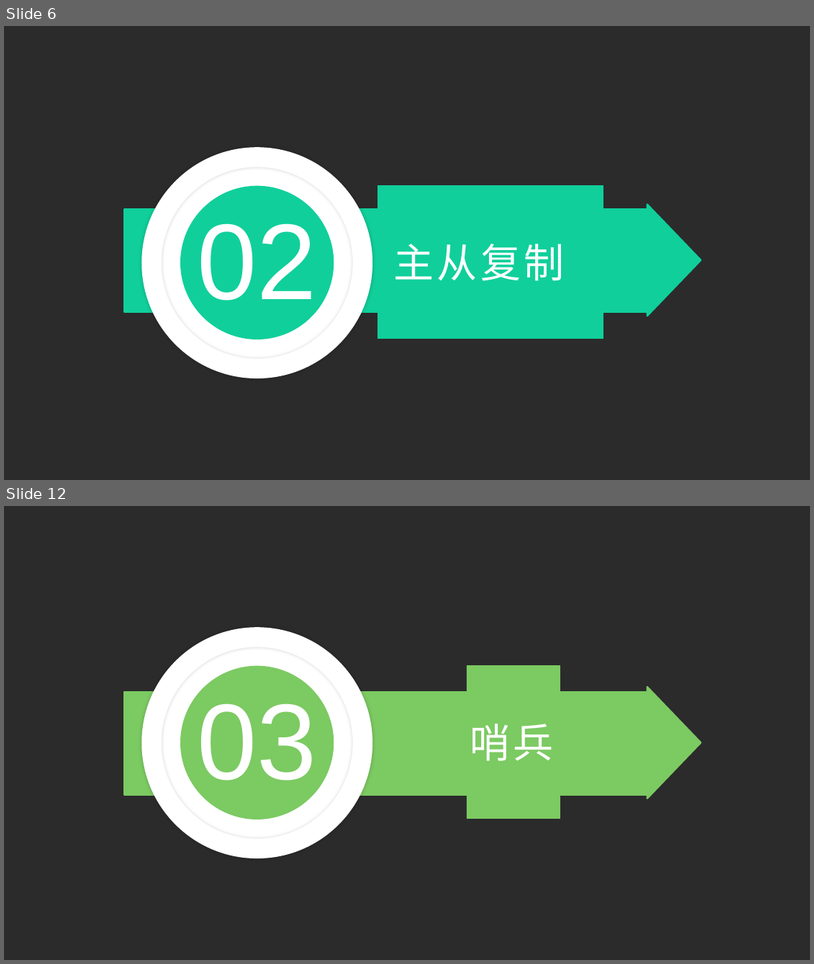
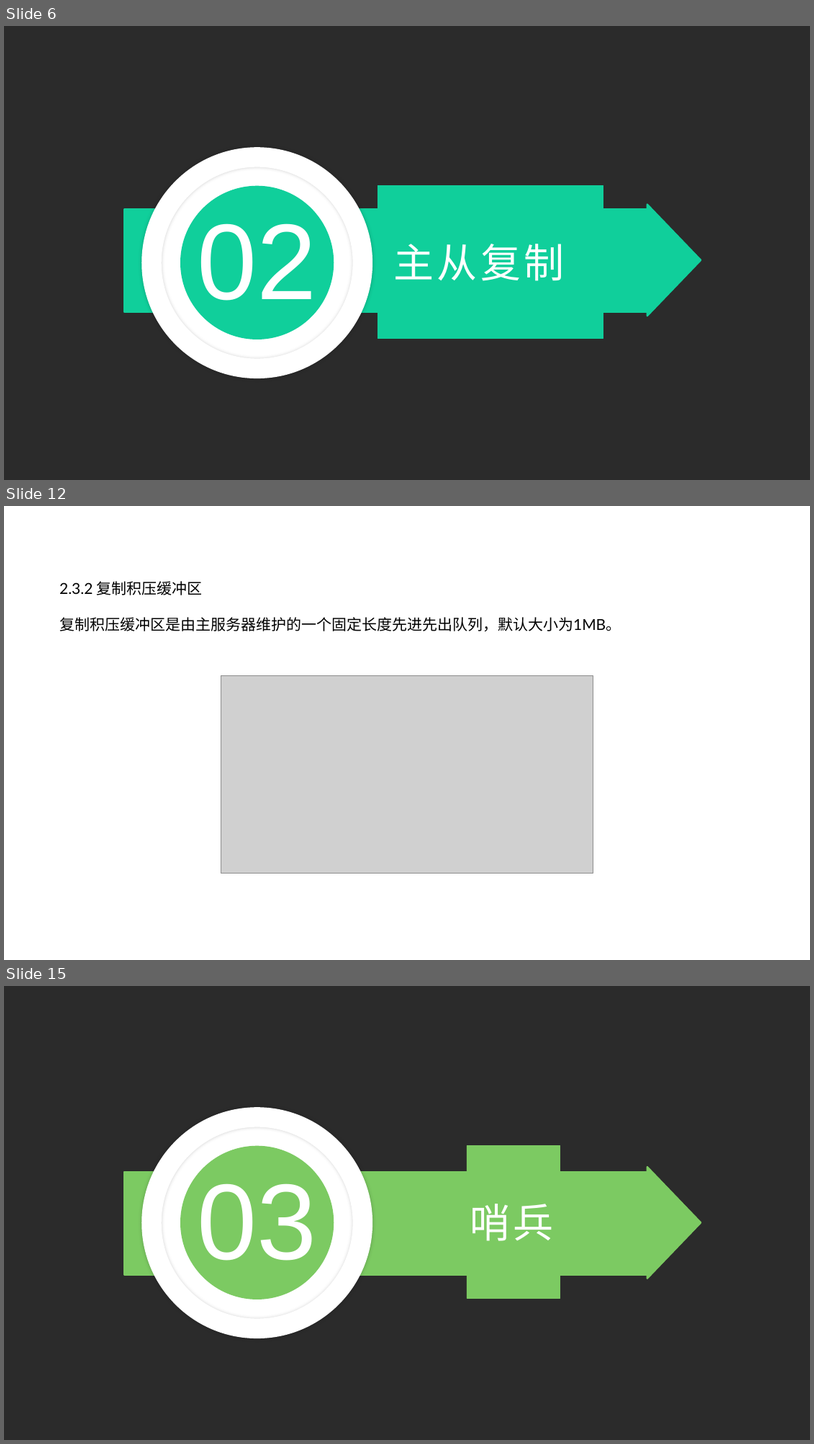
Before and after one commit to zhaozhiqiang8090/share-data, a slide deck: ppt/redis之多机数据库实现.pptx. Shown one above the other, each under a label of ours: slides 6 and 12 before the commit, slides 6, 12 and 15 after it; the slides between them are not shown. The pictures are 814x964 and 814x1444 pixels, drawn with LibreOffice and Linux fonts; fonts in the diff are those of the drawing; grey boxes stand for pictures; background and template pictures are left out; a plain dark background stands for a picture behind light text. Boxes give left, top, right and bottom in pixels: in the first picture for what was removed or moved away, otherwise in the second. Text is boxed around its words. In the diff, an @@ line names an element or a change of style, - is before the commit and + after.

```diff
--- a/ppt/redis之多机数据库实现.pptx
+++ b/ppt/redis之多机数据库实现.pptx
@@ slide 12 added at (x1=4, y1=506, x2=810, y2=960), background picture (left out) @@
@@ text added at (x1=59, y1=581, x2=621, y2=631), 18 pt, text #000000 @@
+2.3.2 复制积压缓冲区
+复制积压缓冲区是由主服务器维护的一个固定长度先进先出队列，默认大小为1MB。
@@ picture added at (x1=221, y1=675, x2=593, y2=872) @@
@@ what was slide 12 is now slide 15 @@
```
Also in this commit, not shown: 10 slides changed, 11 other slides added, 4 slides removed, 4 other files.
